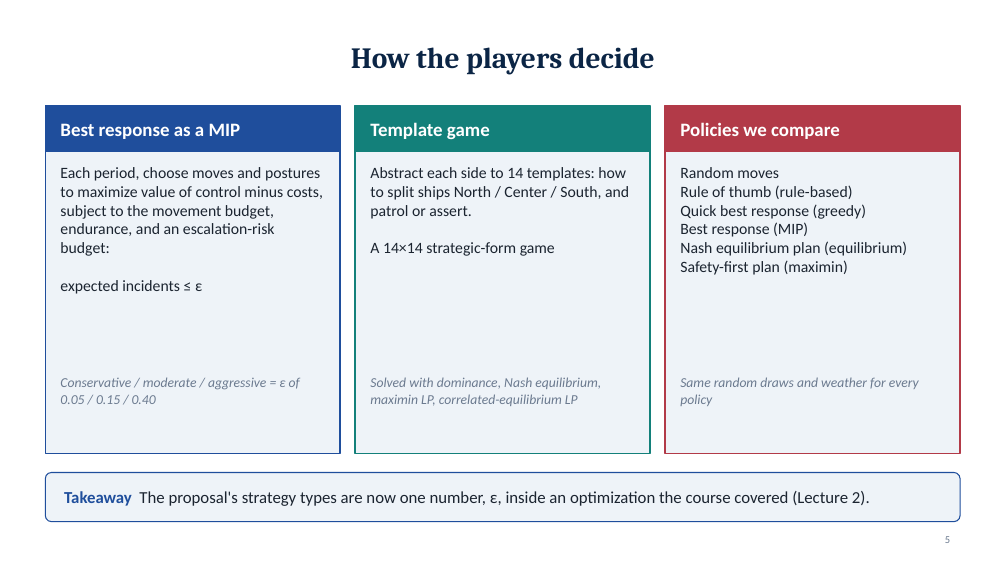
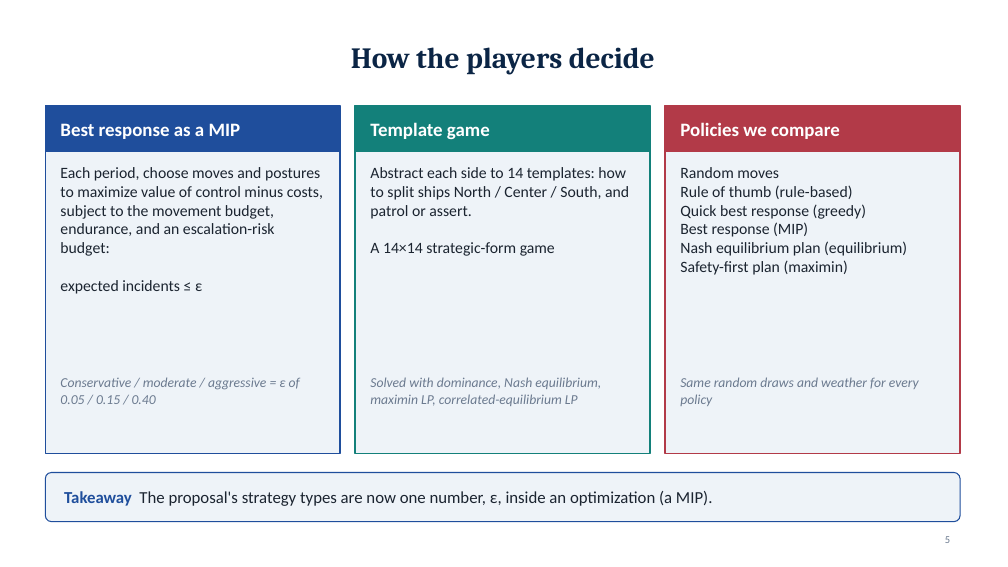
Before and after one commit to draggin-anchor/6.S974-Wargaming-Term-Project, a slide deck: slide 5 of deliverables/02-workshop1-slides.pptx. Drawn at 1008x567 pixels with LibreOffice and Linux fonts; fonts in the diff are those of the drawing. Boxes give left, top, right and bottom in pixels: in the first picture for what was removed or moved away, otherwise in the second. Text is boxed around its words. In the diff, an @@ line names an element or a change of style, - is before the commit and + after.

Commit message:
Slides: drop lecture-number references

```diff
--- a/deliverables/02-workshop1-slides.pptx
+++ b/deliverables/02-workshop1-slides.pptx
@@ text at (x1=64, y1=491, x2=713, y2=506): text changed @@
-Takeaway The proposal's strategy types are now one number, ε, inside an optimization the course covered (Lecture 2).
+Takeaway The proposal's strategy types are now one number, ε, inside an optimization (a MIP).
```
Also in this commit, not shown: 2 other files.
